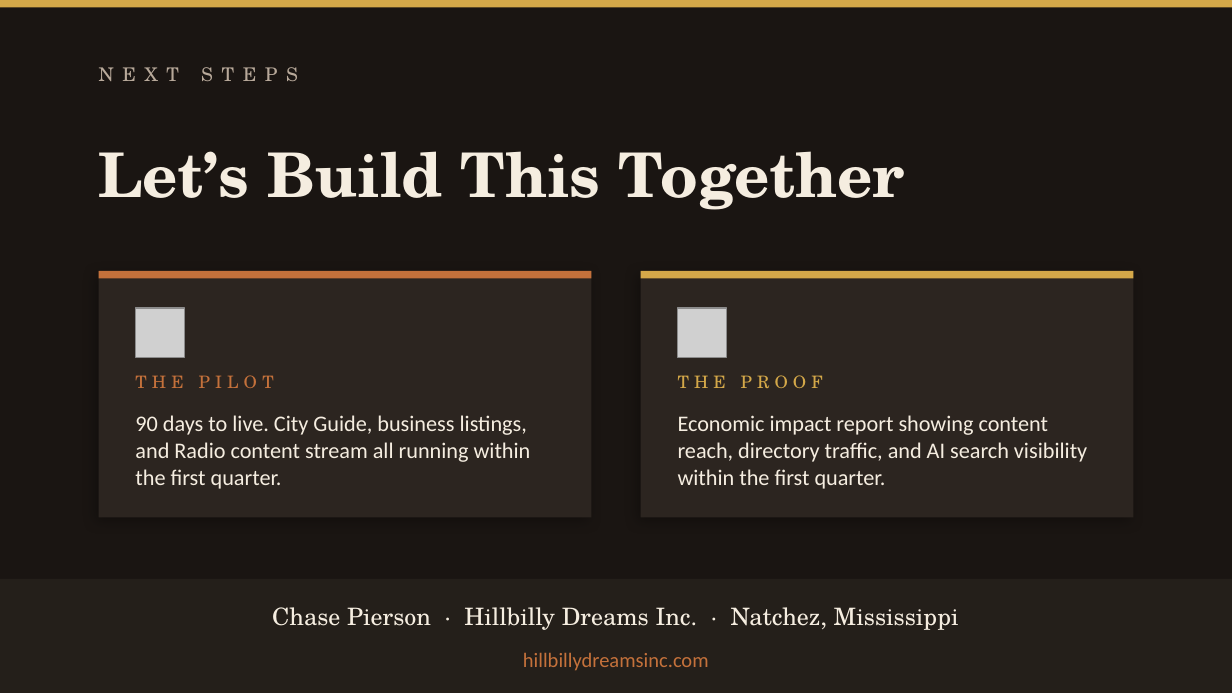
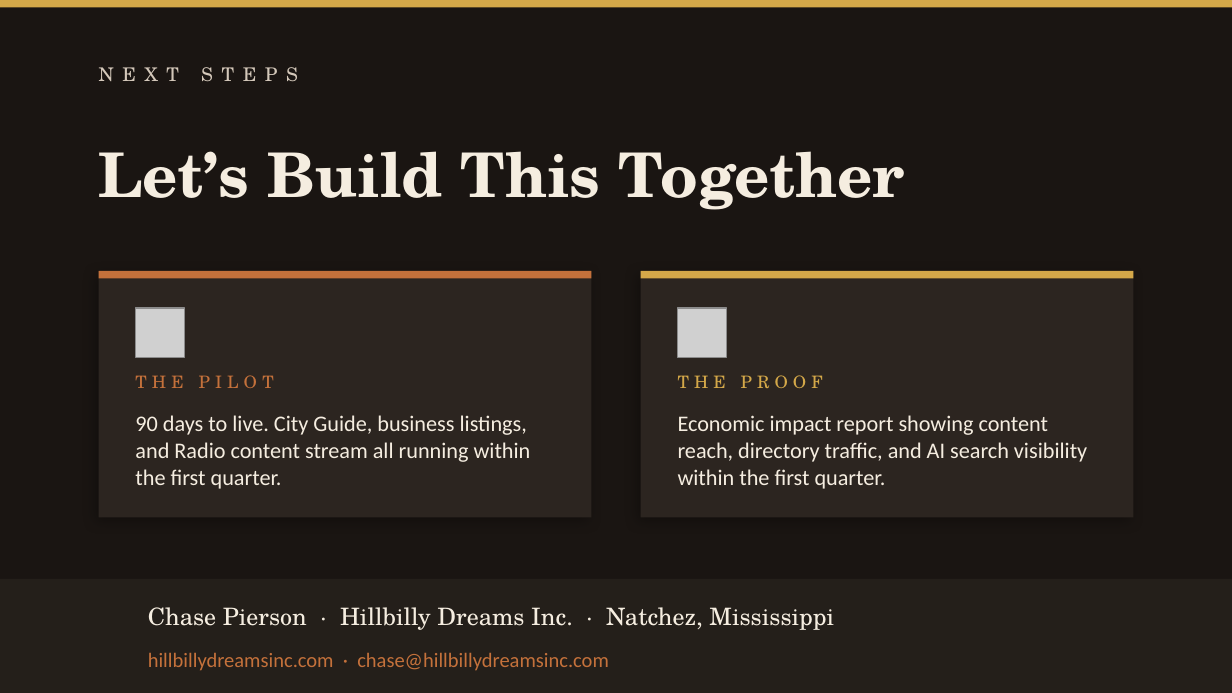
Before and after one commit to CPTV27/hillbilly-dreams, a slide deck: slide 8 of docs/pitches/Natchez-Tourism-Playbook.pptx. Drawn at 1232x693 pixels with LibreOffice and Linux fonts; fonts in the diff are those of the drawing; grey boxes stand for pictures. Boxes give left, top, right and bottom in pixels: in the first picture for what was removed or moved away, otherwise in the second. Text is boxed around its words. In the diff, an @@ line names an element or a change of style, - is before the commit and + after.

```diff
--- a/docs/pitches/Natchez-Tourism-Playbook.pptx
+++ b/docs/pitches/Natchez-Tourism-Playbook.pptx
@@ text "NEXT STEPS" at (99,49,1084,99): text colour #B8A99A to #D4C8BA @@
@@ text "Chase Pierson · Hillbilly Dreams ...": place and size @@
-text "Chase Pierson · Hillbilly Dreams ..." at (272,607,959,630)
+text "Chase Pierson · Hillbilly Dreams ..." at (148,607,834,630)
@@ text "Chase Pierson · Hillbilly Dreams ..." at (148,607,834,630): alignment centre to left @@
@@ text at (148,653,609,671): text changed @@
-hillbillydreamsinc.com
+hillbillydreamsinc.com · chase@hillbillydreamsinc.com
```
Also in this commit, not shown: 7 other slides changed, 15 other files.
